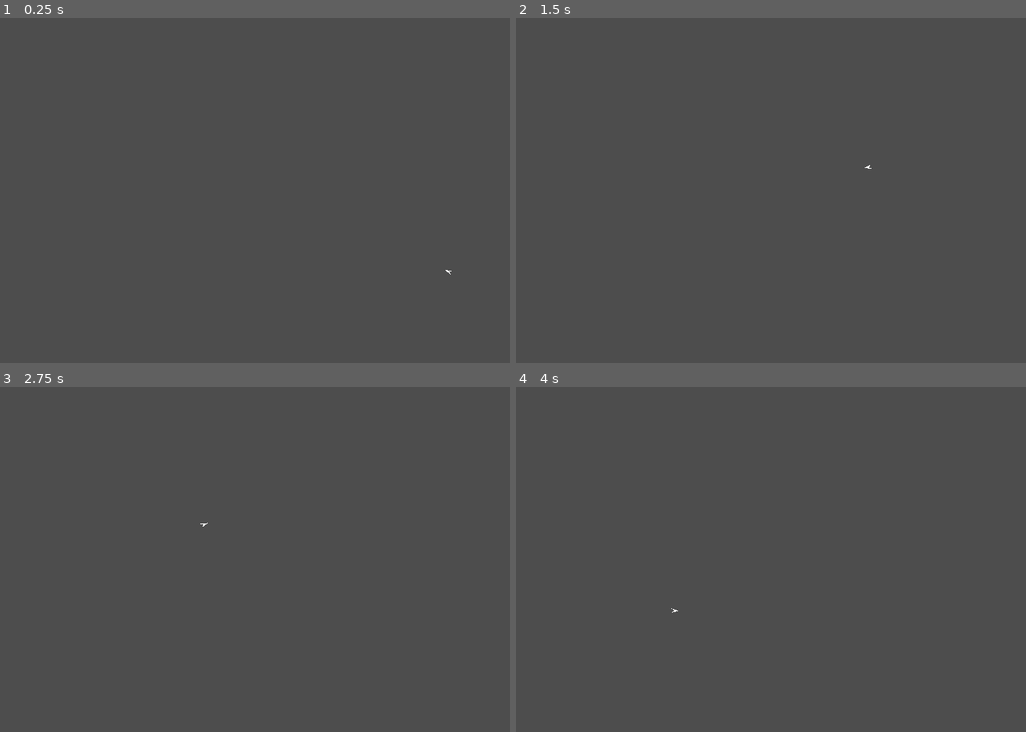
Above: before the commit, frames 1-4 (two rows, left to right).
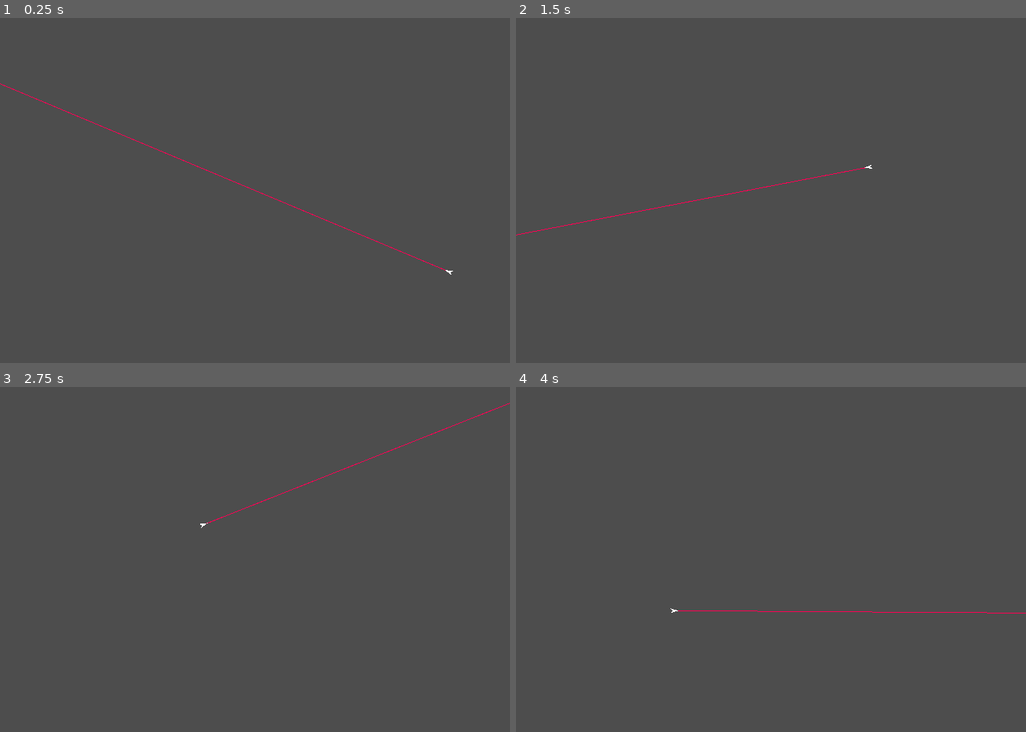
Above: after the commit, the same moments.

Repository: liaaliz/nebulosa
Game: Godot game, scene res://Player.tscn
Two runs of this game, one before a commit and one after it. Both use one fixed random seed, a clock stepped at 60 frames per second and the inputs below. The project has no main scene, so this scene is started directly.
Inputs (mouse positions are in pixels of both pictures, inside the frame that each line leads up to):
- Up to frame 1 (0.25 s): no input
- Up to frame 2 (1.5 s): tap Enter at 0.5 s; move the mouse to (883, 173) at 0.52 s; hold Space (boost) 0.53-1.28 s; move the mouse to (669, 207) at 1.27 s; click (669, 207) at 1.35 s
- Up to frame 3 (2.75 s): move the mouse to (306, 483) at 2.02 s; hold Space (boost) from 2.03 s (still down)
- Up to frame 4 (4 s): move the mouse to (745, 628) at 2.77 s; release Space (boost) at 2.78 s; click (745, 628) at 2.85 s; move the mouse to (924, 611) at 3.52 s; hold Space (boost) from 3.53 s (still down)

The runs differ from the first frame. In frame 1, 0.2% of the frame differs, in the area x 0-89%, y 18-75%; in frame 2, 0.2%; in frame 3, 0.1%; in frame 4, 0.2%.

Commit message:
fix player laser
NOW it is complete. Sort of.

Diff:
--- a/nebula/nebula/Player.tscn
+++ b/nebula/nebula/Player.tscn
@@ -12,12 +12,13 @@
 floor_block_on_wall = false
 script = ExtResource("1_cubp4")
 
+[node name="Laser" type="Polygon2D" parent="Body"]
+rotation = 1.5708
+scale = Vector2(0.5, 300)
+color = Color(1, 0, 0.333333, 1)
+polygon = PackedVector2Array(1, 0, -1, 0, -1, -6, 1, -6, 0.999992, -3.58213)
+
 [node name="Art" type="Polygon2D" parent="Body"]
 position = Vector2(5, 0)
 rotation = 1.5708
-polygon = PackedVector2Array(0, 0, 3, 10, 0, 6, -3, 10)
-
-[node name="Laser" type="Polygon2D" parent="Body"]
-position = Vector2(5, 0)
-rotation = 1.5708
-color = Color(1, 0, 0.333333, 1)
+polygon = PackedVector2Array(0, 0, 3, 11, 0, 8, -3, 11)
